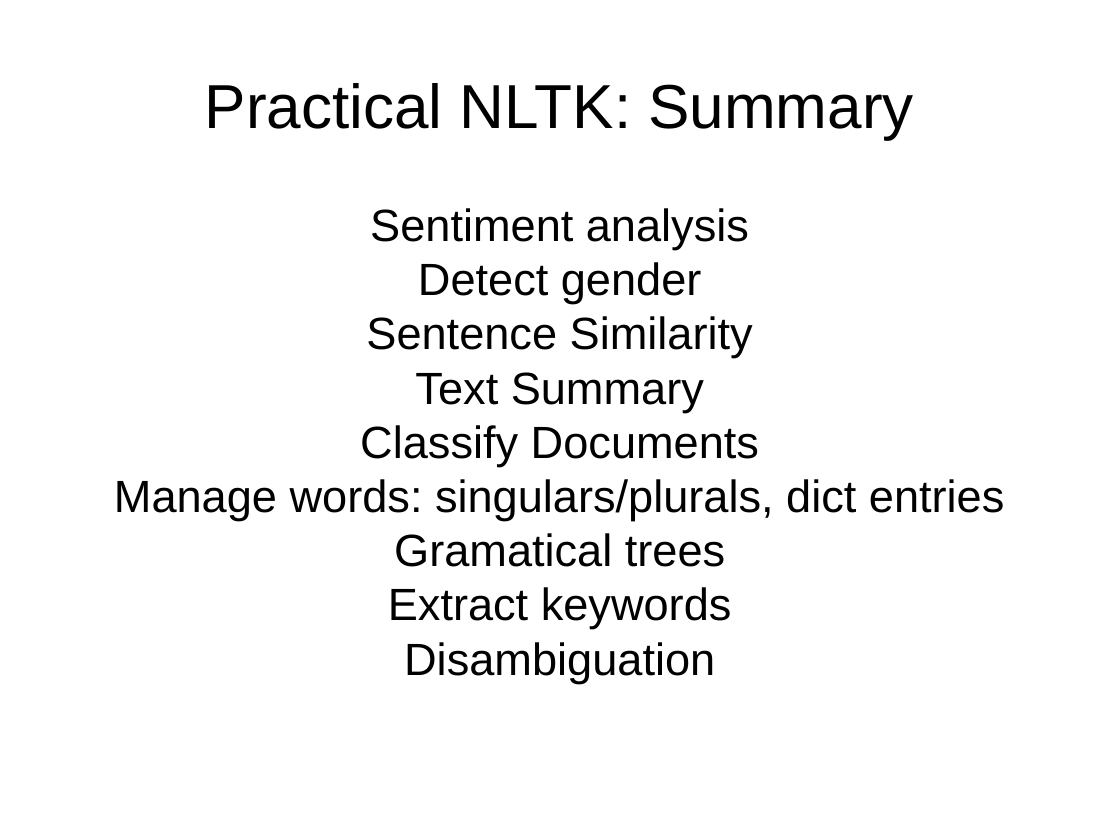
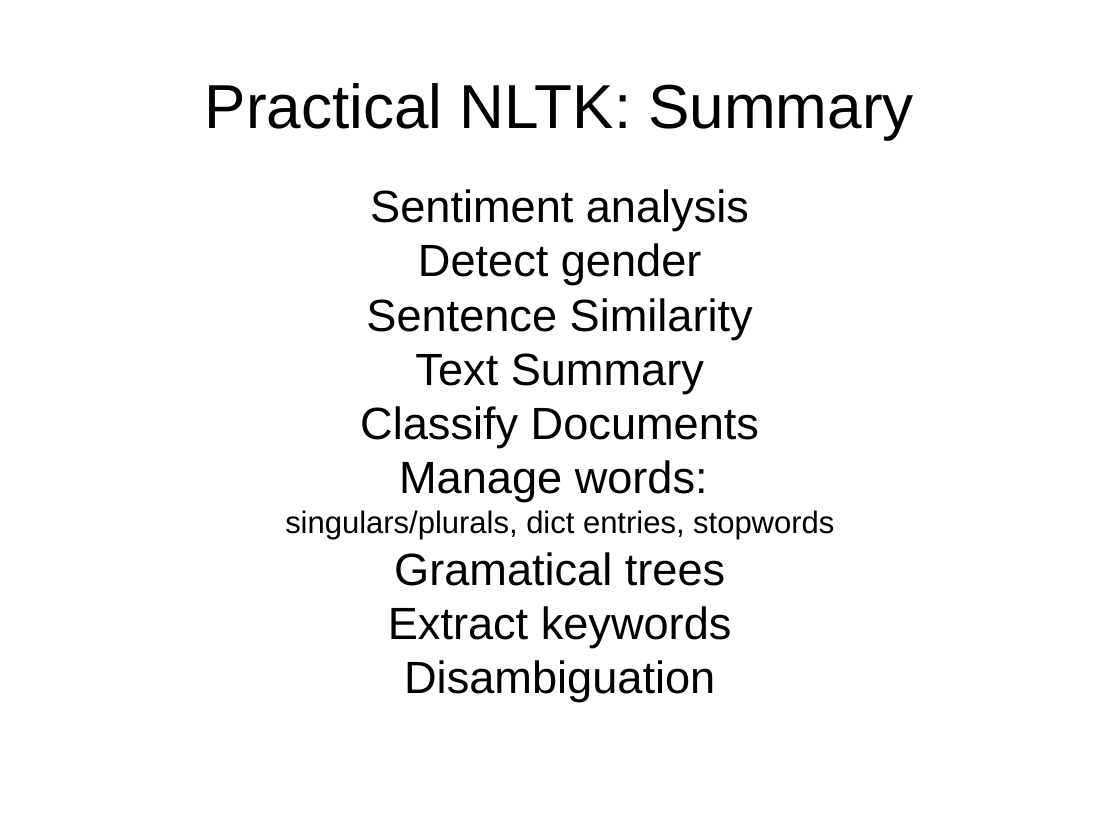
Before and after one commit to davidam/python-examples, a slide deck: slide 2 of presentations/nltk.odp. Drawn at 1120x840 pixels with LibreOffice and Linux fonts; fonts in the diff are those of the drawing. Boxes give left, top, right and bottom in pixels: in the first picture for what was removed or moved away, otherwise in the second. Text is boxed around its words. In the diff, an @@ line names an element or a change of style, - is before the commit and + after.

Commit message:
nltk.odp: add stopwords slide

```diff
--- a/presentations/nltk.odp
+++ b/presentations/nltk.odp
@@ subtitle at (285,460,834,540): text changed; size 32 to 22 pt @@
-Manage words: singulars/plurals, dict entries
+Manage words:
+singulars/plurals, dict entries, stopwords
```
